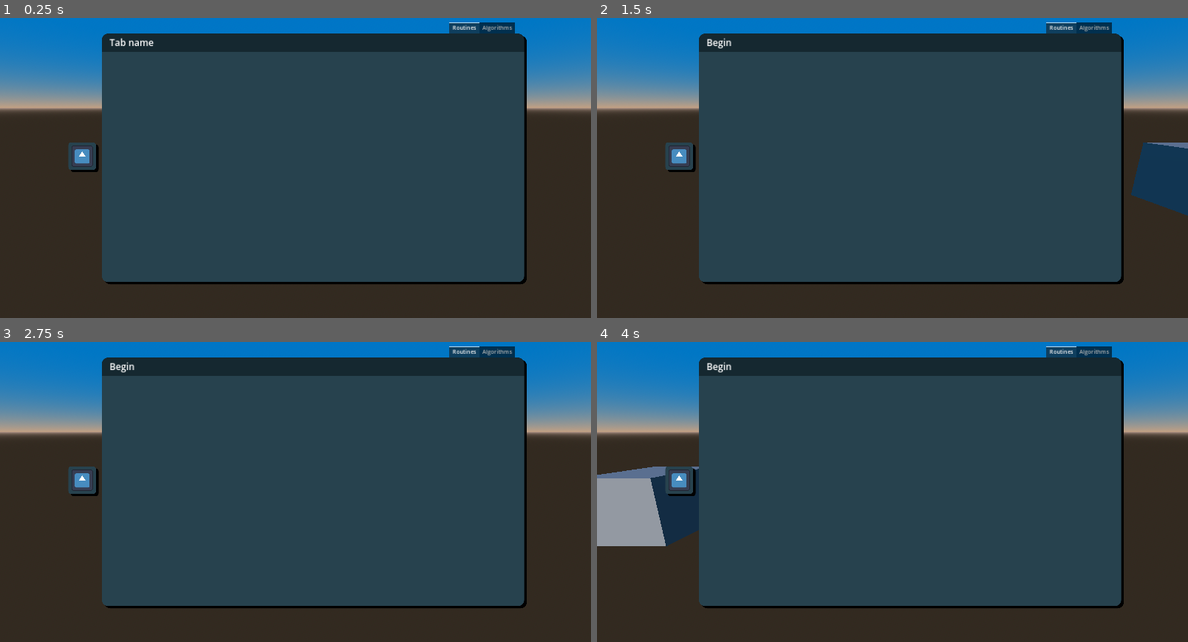
Above: before the commit, frames 1-4 (two rows, left to right).
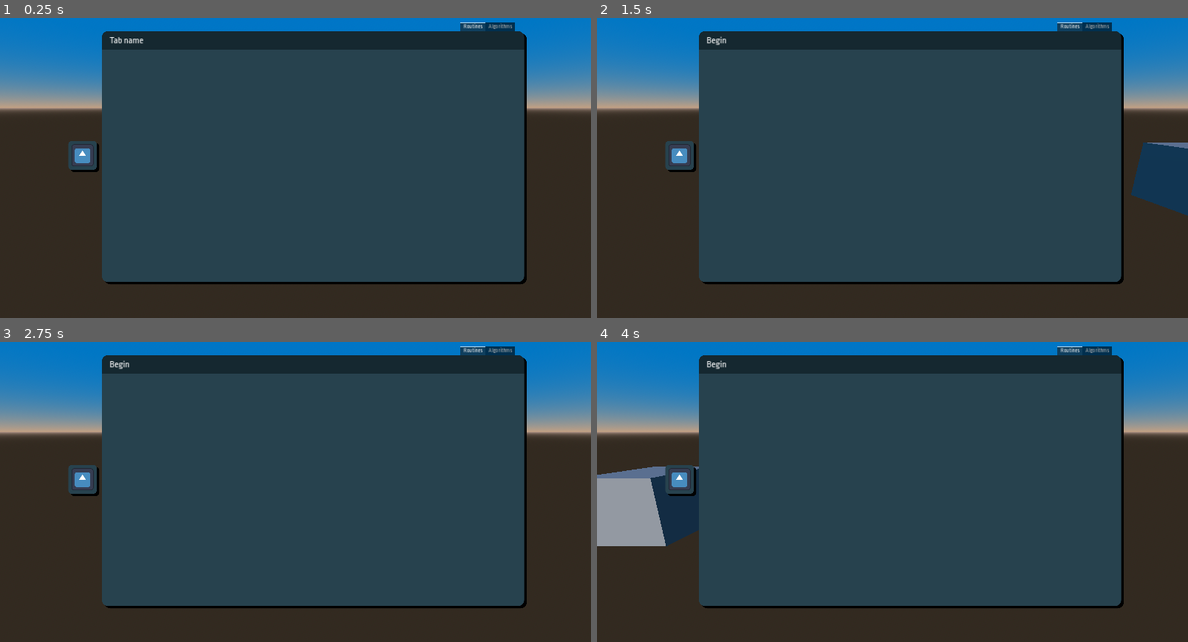
Above: after the commit, the same moments.

Repository: wxnn08/algocity
Game: Godot game, scene res://src/main.tscn
Same seed, same stepped clock (60 frames per second), same inputs: the game is played once before the commit and once after it. The engine's default icon, where the game draws it, is replaced by a stand-in: a white triangle on a blue panel in a dark square.
Inputs (mouse positions are in pixels of both pictures, inside the frame that each line leads up to; where the layout moved, square brackets give the same spot in the first picture):
- Up to frame 1 (0.25 s): no input
- Up to frame 2 (1.5 s): click (685, 162) [679, 159] at 0.5 s; click (685, 162) [679, 159] at 1.25 s
- Up to frame 3 (2.75 s): click (88, 486) [82, 483] at 2 s
- Up to frame 4 (4 s): tap Enter at 3.5 s

The runs differ from the first frame. In frame 1, 1.5% of the frame differs, in the area x 11-90%, y 1-52%; in frame 2, 1.4%; in frame 3, 1.4%; in frame 4, 1.4%.

Commit message:
feat: centering interface theme

Diff:
--- a/project.godot
+++ b/project.godot
@@ -31,3 +31,8 @@
 
 movie_writer/mjpeg_quality=1.0
 movie_writer/movie_file="C:/Users/wesle/Videos/Captures/algocity.avi"
+
+[gui]
+
+theme/custom="res://themes/menu_general.tres"
+theme/custom_font="res://fonts/RopaSans-Regular.ttf"
--- a/algorithm_unlock.tscn
+++ b/src/menu/algorithms/algorithm_unlock.tscn
@@ -1,7 +1,7 @@
 [gd_scene load_steps=3 format=3 uid="uid://bq0nmkirtdy45"]
 
-[ext_resource type="PackedScene" uid="uid://drn6khtf61b06" path="res://src/menu/general/simple_button.tscn" id="1_qfcqm"]
-[ext_resource type="Texture2D" uid="uid://bjggbnrgdqpuf" path="res://figma/icon_sort.png" id="2_2r2ix"]
+[ext_resource type="PackedScene" uid="uid://cmhakytblkku7" path="res://src/menu/general/dark_flat_button.tscn" id="1_e5ana"]
+[ext_resource type="Texture2D" uid="uid://bt702hqwk7pkl" path="res://icon.svg" id="2_ma04o"]
 
 [node name="Control" type="Control"]
 layout_mode = 3
@@ -74,13 +74,9 @@
 size_flags_horizontal = 6
 size_flags_vertical = 6
 
-[node name="MenuGroupButton3" parent="MarginContainer/HBoxContainer/ReferenceRect/VBoxContainer/MarginContainer/ScrollContainer/HBoxContainer" instance=ExtResource("1_qfcqm")]
-custom_minimum_size = Vector2(100, 100)
+[node name="DarkFlatButton" parent="MarginContainer/HBoxContainer/ReferenceRect/VBoxContainer/MarginContainer/ScrollContainer/HBoxContainer" instance=ExtResource("1_e5ana")]
 layout_mode = 2
-size_flags_horizontal = 1
-size_flags_vertical = 1
-stretch_mode = 1
-texture = ExtResource("2_2r2ix")
+texture = ExtResource("2_ma04o")
 
 [node name="ReferenceRect2" type="ReferenceRect" parent="MarginContainer/HBoxContainer"]
 layout_mode = 2
--- a/src/menu/algorithms/menu_algorithms.tscn
+++ b/src/menu/algorithms/menu_algorithms.tscn
@@ -4,9 +4,9 @@
 [ext_resource type="Texture2D" uid="uid://b1bp30gvh46n7" path="res://figma/icon_search.png" id="2_erfyw"]
 [ext_resource type="Script" path="res://src/resources/algorithm.gd" id="3_6iugg"]
 [ext_resource type="Texture2D" uid="uid://bjggbnrgdqpuf" path="res://figma/icon_sort.png" id="4_f38m5"]
-[ext_resource type="PackedScene" uid="uid://bq0nmkirtdy45" path="res://algorithm_unlock.tscn" id="4_oe3na"]
 [ext_resource type="PackedScene" uid="uid://c1gm5py0gv4l0" path="res://src/menu/general/menu_background.tscn" id="5_1xssl"]
 [ext_resource type="PackedScene" uid="uid://226ymxpvx0dh" path="res://src/menu/general/simple_menu_lateral_selection.tscn" id="5_syd6h"]
+[ext_resource type="PackedScene" uid="uid://bq0nmkirtdy45" path="res://src/menu/algorithms/algorithm_unlock.tscn" id="7_d6b51"]
 
 [sub_resource type="Resource" id="Resource_mtvwf"]
 script = ExtResource("3_6iugg")
@@ -59,6 +59,6 @@
 mouse_filter = 2
 mouse_default_cursor_shape = 3
 tab_name = "Algorithms"
-body_content = ExtResource("4_oe3na")
+body_content = ExtResource("7_d6b51")
 
 [connection signal="pressed" from="HBoxContainer/SelectMenu" to="." method="_on_select_menu_pressed"]
--- a/src/menu/general/simple_button.gd
+++ b/src/menu/general/custom_button.gd
@@ -1,5 +1,5 @@
 extends Control
-class_name SimpleButton
+class_name CustomButton
 signal pressed_with_reference(reference)
 
 @export var texture: Texture
--- /dev/null
+++ b/src/menu/general/dark_flat_button.tscn
@@ -0,0 +1,57 @@
+[gd_scene load_steps=3 format=3 uid="uid://cmhakytblkku7"]
+
+[ext_resource type="Script" path="res://src/menu/general/custom_button.gd" id="1_0grib"]
+[ext_resource type="Texture2D" uid="uid://bt702hqwk7pkl" path="res://icon.svg" id="2_a81y4"]
+
+[node name="DarkFlatButton" type="Control" node_paths=PackedStringArray("icon_node")]
+custom_minimum_size = Vector2(100, 100)
+layout_mode = 3
+anchors_preset = 8
+anchor_left = 0.5
+anchor_top = 0.5
+anchor_right = 0.5
+anchor_bottom = 0.5
+offset_left = -50.0
+offset_top = -50.0
+offset_right = 50.0
+offset_bottom = 50.0
+grow_horizontal = 2
+grow_vertical = 2
+size_flags_horizontal = 6
+size_flags_vertical = 6
+script = ExtResource("1_0grib")
+icon_node = NodePath("MarginContainer/PanelContainer/MarginContainer/TextureRect")
+
+[node name="MarginContainer" type="MarginContainer" parent="."]
+layout_mode = 1
+anchors_preset = 15
+anchor_right = 1.0
+anchor_bottom = 1.0
+grow_horizontal = 2
+grow_vertical = 2
+
+[node name="PanelContainer" type="PanelContainer" parent="MarginContainer"]
+layout_mode = 2
+theme_type_variation = &"DarkFlatButton"
+
+[node name="MarginContainer" type="MarginContainer" parent="MarginContainer/PanelContainer"]
+layout_mode = 2
+theme_override_constants/margin_left = 10
+theme_override_constants/margin_top = 10
+theme_override_constants/margin_right = 10
+theme_override_constants/margin_bottom = 10
+
+[node name="TextureRect" type="TextureRect" parent="MarginContainer/PanelContainer/MarginContainer"]
+layout_mode = 2
+texture = ExtResource("2_a81y4")
+expand_mode = 5
+stretch_mode = 5
+
+[node name="TextureButton" type="TextureButton" parent="."]
+layout_mode = 2
+offset_right = 130.0
+offset_bottom = 130.0
+mouse_default_cursor_shape = 2
+stretch_mode = 0
+
+[connection signal="pressed" from="TextureButton" to="." method="_on_texture_button_pressed"]
--- /dev/null
+++ b/src/menu/general/dark_shadow_button.tscn
@@ -0,0 +1,59 @@
+[gd_scene load_steps=3 format=3 uid="uid://dt5s0tc8d2n2p"]
+
+[ext_resource type="Script" path="res://src/menu/general/custom_button.gd" id="1_ggcb5"]
+[ext_resource type="Texture2D" uid="uid://bt702hqwk7pkl" path="res://icon.svg" id="2_51hfq"]
+
+[node name="DarkShadowButton" type="Control" node_paths=PackedStringArray("icon_node")]
+custom_minimum_size = Vector2(100, 100)
+layout_mode = 3
+anchors_preset = 8
+anchor_left = 0.5
+anchor_top = 0.5
+anchor_right = 0.5
+anchor_bottom = 0.5
+offset_left = -50.0
+offset_top = -50.0
+offset_right = 50.0
+offset_bottom = 50.0
+grow_horizontal = 2
+grow_vertical = 2
+size_flags_horizontal = 6
+size_flags_vertical = 6
+script = ExtResource("1_ggcb5")
+icon_node = NodePath("MarginContainer/PanelContainer/MarginContainer/TextureRect")
+
+[node name="MarginContainer" type="MarginContainer" parent="."]
+layout_mode = 1
+anchors_preset = 15
+anchor_right = 1.0
+anchor_bottom = 1.0
+grow_horizontal = 2
+grow_vertical = 2
+theme_override_constants/margin_right = 8
+theme_override_constants/margin_bottom = 7
+
+[node name="PanelContainer" type="PanelContainer" parent="MarginContainer"]
+layout_mode = 2
+theme_type_variation = &"DarkShadowButton"
+
+[node name="MarginContainer" type="MarginContainer" parent="MarginContainer/PanelContainer"]
+layout_mode = 2
+theme_override_constants/margin_left = 10
+theme_override_constants/margin_top = 10
+theme_override_constants/margin_right = 10
+theme_override_constants/margin_bottom = 10
+
+[node name="TextureRect" type="TextureRect" parent="MarginContainer/PanelContainer/MarginContainer"]
+layout_mode = 2
+texture = ExtResource("2_51hfq")
+expand_mode = 5
+stretch_mode = 5
+
+[node name="TextureButton" type="TextureButton" parent="."]
+layout_mode = 2
+offset_right = 130.0
+offset_bottom = 130.0
+mouse_default_cursor_shape = 2
+stretch_mode = 0
+
+[connection signal="pressed" from="TextureButton" to="." method="_on_texture_button_pressed"]
--- /dev/null
+++ b/src/menu/general/light_flat_button.tscn
@@ -0,0 +1,57 @@
+[gd_scene load_steps=3 format=3 uid="uid://e7ekc27v7t6m"]
+
+[ext_resource type="Script" path="res://src/menu/general/custom_button.gd" id="1_ee7pk"]
+[ext_resource type="Texture2D" uid="uid://bt702hqwk7pkl" path="res://icon.svg" id="2_s3q8a"]
+
+[node name="LightShadowButton" type="Control" node_paths=PackedStringArray("icon_node")]
+custom_minimum_size = Vector2(100, 100)
+layout_mode = 3
+anchors_preset = 8
+anchor_left = 0.5
+anchor_top = 0.5
+anchor_right = 0.5
+anchor_bottom = 0.5
+offset_left = -50.0
+offset_top = -50.0
+offset_right = 50.0
+offset_bottom = 50.0
+grow_horizontal = 2
+grow_vertical = 2
+size_flags_horizontal = 6
+size_flags_vertical = 6
+script = ExtResource("1_ee7pk")
+icon_node = NodePath("MarginContainer/PanelContainer/MarginContainer/TextureRect")
+
+[node name="MarginContainer" type="MarginContainer" parent="."]
+layout_mode = 1
+anchors_preset = 15
+anchor_right = 1.0
+anchor_bottom = 1.0
+grow_horizontal = 2
+grow_vertical = 2
+
+[node name="PanelContainer" type="PanelContainer" parent="MarginContainer"]
+layout_mode = 2
+theme_type_variation = &"LightShadowButton"
+
+[node name="MarginContainer" type="MarginContainer" parent="MarginContainer/PanelContainer"]
+layout_mode = 2
+theme_override_constants/margin_left = 10
+theme_override_constants/margin_top = 10
+theme_override_constants/margin_right = 10
+theme_override_constants/margin_bottom = 10
+
+[node name="TextureRect" type="TextureRect" parent="MarginContainer/PanelContainer/MarginContainer"]
+layout_mode = 2
+texture = ExtResource("2_s3q8a")
+expand_mode = 5
+stretch_mode = 5
+
+[node name="TextureButton" type="TextureButton" parent="."]
+layout_mode = 2
+offset_right = 130.0
+offset_bottom = 130.0
+mouse_default_cursor_shape = 2
+stretch_mode = 0
+
+[connection signal="pressed" from="TextureButton" to="." method="_on_texture_button_pressed"]
--- /dev/null
+++ b/src/menu/general/light_shadow_button.tscn
@@ -0,0 +1,59 @@
+[gd_scene load_steps=3 format=3 uid="uid://drn6khtf61b06"]
+
+[ext_resource type="Script" path="res://src/menu/general/custom_button.gd" id="1_1bx7j"]
+[ext_resource type="Texture2D" uid="uid://bt702hqwk7pkl" path="res://icon.svg" id="2_d2lst"]
+
+[node name="LightShadowButton" type="Control" node_paths=PackedStringArray("icon_node")]
+custom_minimum_size = Vector2(100, 100)
+layout_mode = 3
+anchors_preset = 8
+anchor_left = 0.5
+anchor_top = 0.5
+anchor_right = 0.5
+anchor_bottom = 0.5
+offset_left = -50.0
+offset_top = -50.0
+offset_right = 50.0
+offset_bottom = 50.0
+grow_horizontal = 2
+grow_vertical = 2
+size_flags_horizontal = 6
+size_flags_vertical = 6
+script = ExtResource("1_1bx7j")
+icon_node = NodePath("MarginContainer/PanelContainer/MarginContainer/TextureRect")
+
+[node name="MarginContainer" type="MarginContainer" parent="."]
+layout_mode = 1
+anchors_preset = 15
+anchor_right = 1.0
+anchor_bottom = 1.0
+grow_horizontal = 2
+grow_vertical = 2
+theme_override_constants/margin_right = 8
+theme_override_constants/margin_bottom = 7
+
+[node name="PanelContainer" type="PanelContainer" parent="MarginContainer"]
+layout_mode = 2
+theme_type_variation = &"LightShadowButton"
+
+[node name="MarginContainer" type="MarginContainer" parent="MarginContainer/PanelContainer"]
+layout_mode = 2
+theme_override_constants/margin_left = 10
+theme_override_constants/margin_top = 10
+theme_override_constants/margin_right = 10
+theme_override_constants/margin_bottom = 10
+
+[node name="TextureRect" type="TextureRect" parent="MarginContainer/PanelContainer/MarginContainer"]
+layout_mode = 2
+texture = ExtResource("2_d2lst")
+expand_mode = 5
+stretch_mode = 5
+
+[node name="TextureButton" type="TextureButton" parent="."]
+layout_mode = 2
+offset_right = 130.0
+offset_bottom = 130.0
+mouse_default_cursor_shape = 2
+stretch_mode = 0
+
+[connection signal="pressed" from="TextureButton" to="." method="_on_texture_button_pressed"]
--- a/src/menu/general/menu_background.gd
+++ b/src/menu/general/menu_background.gd
@@ -2,6 +2,7 @@
 class_name BackgroundMenu
 
 @export var tab_name: String
+@export var tab_label_node: Control
 @export var body_node: Control
 @export var body_content: PackedScene
 
@@ -11,5 +12,4 @@
 		body_node.add_child(body_content.instantiate())
 
 func update_tab_name(text: String) -> void:
-	var label = $MarginContainer/VBoxContainer/Header/MarginContainer/Label
-	label.text = text
+	tab_label_node.text = text
--- a/src/menu/general/menu_background.tscn
+++ b/src/menu/general/menu_background.tscn
@@ -1,24 +1,8 @@
-[gd_scene load_steps=4 format=3 uid="uid://c1gm5py0gv4l0"]
+[gd_scene load_steps=2 format=3 uid="uid://c1gm5py0gv4l0"]
 
 [ext_resource type="Script" path="res://src/menu/general/menu_background.gd" id="1_e028p"]
 
-[sub_resource type="StyleBoxFlat" id="StyleBoxFlat_d0rc4"]
-bg_color = Color(0.0823529, 0.156863, 0.188235, 1)
-corner_radius_top_left = 20
-corner_radius_top_right = 20
-shadow_color = Color(0, 0, 0, 1)
-shadow_size = 1
-shadow_offset = Vector2(8, 7)
-
-[sub_resource type="StyleBoxFlat" id="StyleBoxFlat_onks0"]
-bg_color = Color(0.152941, 0.258824, 0.305882, 1)
-corner_radius_bottom_right = 20
-corner_radius_bottom_left = 20
-shadow_color = Color(0, 0, 0, 1)
-shadow_size = 1
-shadow_offset = Vector2(8, 7)
-
-[node name="BackgroundMenu" type="Control" node_paths=PackedStringArray("body_node")]
+[node name="BackgroundMenu" type="Control" node_paths=PackedStringArray("tab_label_node", "body_node")]
 layout_mode = 3
 anchors_preset = 15
 anchor_right = 1.0
@@ -28,6 +12,7 @@
 size_flags_horizontal = 3
 size_flags_vertical = 3
 script = ExtResource("1_e028p")
+tab_label_node = NodePath("MarginContainer/VBoxContainer/Header/MarginContainer/Label")
 body_node = NodePath("MarginContainer/VBoxContainer/Body")
 
 [node name="MarginContainer" type="MarginContainer" parent="."]
@@ -42,19 +27,14 @@
 layout_mode = 2
 theme_override_constants/separation = 0
 
-[node name="Header" type="Panel" parent="MarginContainer/VBoxContainer"]
+[node name="Header" type="PanelContainer" parent="MarginContainer/VBoxContainer"]
 custom_minimum_size = Vector2(0, 60)
 layout_mode = 2
 size_flags_vertical = 0
-theme_override_styles/panel = SubResource("StyleBoxFlat_d0rc4")
+theme_type_variation = &"MenuTitlePanel"
 
 [node name="MarginContainer" type="MarginContainer" parent="MarginContainer/VBoxContainer/Header"]
-layout_mode = 1
-anchors_preset = 15
-anchor_right = 1.0
-anchor_bottom = 1.0
-grow_horizontal = 2
-grow_vertical = 2
+layout_mode = 2
 theme_override_constants/margin_left = 25
 
 [node name="Label" type="Label" parent="MarginContainer/VBoxContainer/Header/MarginContainer"]
@@ -62,8 +42,8 @@
 theme_override_font_sizes/font_size = 30
 text = "Tab name"
 
-[node name="Body" type="Panel" parent="MarginContainer/VBoxContainer"]
+[node name="Body" type="PanelContainer" parent="MarginContainer/VBoxContainer"]
 layout_mode = 2
 size_flags_horizontal = 3
 size_flags_vertical = 3
-theme_override_styles/panel = SubResource("StyleBoxFlat_onks0")
+theme_type_variation = &"MenuBodyPanel"
--- a/src/menu/general/simple_button.tscn
+++ /dev/null
@@ -1,59 +0,0 @@
-[gd_scene load_steps=4 format=3 uid="uid://drn6khtf61b06"]
-
-[ext_resource type="Script" path="res://src/menu/general/simple_button.gd" id="1_bwq0x"]
-[ext_resource type="StyleBox" uid="uid://5l2d37fb5qqk" path="res://themes/panel_button.tres" id="2_75ax4"]
-[ext_resource type="Texture2D" uid="uid://bt702hqwk7pkl" path="res://icon.svg" id="3_6elfd"]
-
-[node name="MenuGroupButton" type="AspectRatioContainer" node_paths=PackedStringArray("icon_node")]
-anchors_preset = -1
-anchor_right = 0.069
-anchor_bottom = 0.12
-offset_right = 0.519989
-offset_bottom = 0.399994
-size_flags_horizontal = 3
-size_flags_vertical = 3
-script = ExtResource("1_bwq0x")
-icon_node = NodePath("TextureButton/MarginContainer/Panel/MarginContainer/TextureRect")
-metadata/_edit_use_anchors_ = true
-
-[node name="TextureButton" type="TextureButton" parent="."]
-layout_mode = 2
-mouse_default_cursor_shape = 2
-stretch_mode = 0
-
-[node name="MarginContainer" type="MarginContainer" parent="TextureButton"]
-layout_mode = 1
-anchors_preset = 15
-anchor_right = 1.0
-anchor_bottom = 1.0
-grow_horizontal = 2
-grow_vertical = 2
-theme_override_constants/margin_left = 0
-theme_override_constants/margin_top = 0
-theme_override_constants/margin_right = 10
-theme_override_constants/margin_bottom = 10
-
-[node name="Panel" type="Panel" parent="TextureButton/MarginContainer"]
-layout_mode = 2
-mouse_filter = 1
-theme_override_styles/panel = ExtResource("2_75ax4")
-
-[node name="MarginContainer" type="MarginContainer" parent="TextureButton/MarginContainer/Panel"]
-layout_mode = 1
-anchors_preset = 15
-anchor_right = 1.0
-anchor_bottom = 1.0
-grow_horizontal = 2
-grow_vertical = 2
-theme_override_constants/margin_left = 10
-theme_override_constants/margin_top = 10
-theme_override_constants/margin_right = 10
-theme_override_constants/margin_bottom = 10
-
-[node name="TextureRect" type="TextureRect" parent="TextureButton/MarginContainer/Panel/MarginContainer"]
-layout_mode = 2
-texture = ExtResource("3_6elfd")
-expand_mode = 5
-stretch_mode = 5
-
-[connection signal="pressed" from="TextureButton" to="." method="_on_texture_button_pressed"]
--- a/src/menu/general/simple_menu_lateral_selection.gd
+++ b/src/menu/general/simple_menu_lateral_selection.gd
@@ -14,7 +14,7 @@
 
 
 func _create_button(icon: Texture):
-	var button := button_creator.instantiate() as SimpleButton
+	var button := button_creator.instantiate() as CustomButton
 	button.texture = icon
 	button.custom_minimum_size = Vector2(100, 100)
 	button.pressed_with_reference.connect(_on_child_button_pressed)
--- a/src/menu/general/simple_menu_lateral_selection.tscn
+++ b/src/menu/general/simple_menu_lateral_selection.tscn
@@ -1,7 +1,7 @@
 [gd_scene load_steps=3 format=3 uid="uid://226ymxpvx0dh"]
 
 [ext_resource type="Script" path="res://src/menu/general/simple_menu_lateral_selection.gd" id="1_ipm11"]
-[ext_resource type="PackedScene" uid="uid://drn6khtf61b06" path="res://src/menu/general/simple_button.tscn" id="2_1sd7k"]
+[ext_resource type="PackedScene" uid="uid://drn6khtf61b06" path="res://src/menu/general/light_shadow_button.tscn" id="2_166h6"]
 
 [node name="SelectMenu" type="Control" node_paths=PackedStringArray("buttons_location")]
 custom_minimum_size = Vector2(110, 0)
@@ -14,7 +14,7 @@
 mouse_filter = 1
 mouse_force_pass_scroll_events = false
 script = ExtResource("1_ipm11")
-button_creator = ExtResource("2_1sd7k")
+button_creator = ExtResource("2_166h6")
 buttons_location = NodePath("MarginContainer/ScrollContainer/VBoxContainer")
 
 [node name="MarginContainer" type="MarginContainer" parent="."]
--- a/src/menu/menu.tscn
+++ b/src/menu/menu.tscn
@@ -1,6 +1,5 @@
-[gd_scene load_steps=8 format=3 uid="uid://c4sggcomh1fu1"]
+[gd_scene load_steps=7 format=3 uid="uid://c4sggcomh1fu1"]
 
-[ext_resource type="Theme" uid="uid://ity5bljmt3gy" path="res://themes/menu_general.tres" id="1_0ameo"]
 [ext_resource type="PackedScene" uid="uid://cv8fyyxwbvtuj" path="res://src/menu/routines/menu_routines.tscn" id="2_du7p4"]
 [ext_resource type="PackedScene" uid="uid://bp455bnyh7fe3" path="res://src/menu/algorithms/menu_algorithms.tscn" id="3_8s2ia"]
 [ext_resource type="Texture2D" uid="uid://bt702hqwk7pkl" path="res://icon.svg" id="3_68lhb"]
@@ -40,7 +39,6 @@
 offset_bottom = 423.0
 grow_horizontal = 2
 grow_vertical = 2
-theme = ExtResource("1_0ameo")
 tab_alignment = 2
 
 [node name="Routines" parent="TabContainer" instance=ExtResource("2_du7p4")]
--- /dev/null
+++ b/themes/dark_flat_button.tres
@@ -0,0 +1,11 @@
+[gd_resource type="StyleBoxFlat" format=3 uid="uid://duqw2toof1po0"]
+
+[resource]
+bg_color = Color(0.0823529, 0.156863, 0.188235, 1)
+corner_radius_top_left = 10
+corner_radius_top_right = 10
+corner_radius_bottom_right = 10
+corner_radius_bottom_left = 10
+shadow_color = Color(0, 0, 0, 1)
+shadow_offset = Vector2(8, 7)
+anti_aliasing_size = 0.5
--- /dev/null
+++ b/themes/dark_shadow_button.tres
@@ -0,0 +1,12 @@
+[gd_resource type="StyleBoxFlat" format=3 uid="uid://d8k3r4g1uh4i"]
+
+[resource]
+bg_color = Color(0.0823529, 0.156863, 0.188235, 1)
+corner_radius_top_left = 10
+corner_radius_top_right = 10
+corner_radius_bottom_right = 10
+corner_radius_bottom_left = 10
+shadow_color = Color(0, 0, 0, 1)
+shadow_size = 1
+shadow_offset = Vector2(8, 7)
+anti_aliasing_size = 0.5
--- /dev/null
+++ b/themes/light_flat_button.tres
@@ -0,0 +1,9 @@
+[gd_resource type="StyleBoxFlat" format=3 uid="uid://cs8yv6psoxfmm"]
+
+[resource]
+bg_color = Color(0.152941, 0.258824, 0.305882, 1)
+corner_radius_top_left = 10
+corner_radius_top_right = 10
+corner_radius_bottom_right = 10
+corner_radius_bottom_left = 10
+anti_aliasing_size = 0.5
--- /dev/null
+++ b/themes/menu_body_panel.tres
@@ -0,0 +1,9 @@
+[gd_resource type="StyleBoxFlat" format=3 uid="uid://bxq23imihxnpp"]
+
+[resource]
+bg_color = Color(0.152941, 0.258824, 0.305882, 1)
+corner_radius_bottom_right = 20
+corner_radius_bottom_left = 20
+shadow_color = Color(0, 0, 0, 1)
+shadow_size = 1
+shadow_offset = Vector2(8, 7)
--- a/themes/menu_general.tres
+++ b/themes/menu_general.tres
@@ -1,9 +1,28 @@
-[gd_resource type="Theme" load_steps=2 format=3 uid="uid://ity5bljmt3gy"]
+[gd_resource type="Theme" load_steps=8 format=3 uid="uid://ity5bljmt3gy"]
+
+[ext_resource type="StyleBox" uid="uid://duqw2toof1po0" path="res://themes/dark_flat_button.tres" id="1_ik4s5"]
+[ext_resource type="StyleBox" uid="uid://bxq23imihxnpp" path="res://themes/menu_body_panel.tres" id="1_v41dx"]
+[ext_resource type="StyleBox" uid="uid://d8k3r4g1uh4i" path="res://themes/dark_shadow_button.tres" id="2_bpgb0"]
+[ext_resource type="StyleBox" uid="uid://cs8yv6psoxfmm" path="res://themes/light_flat_button.tres" id="2_nljlg"]
+[ext_resource type="StyleBox" uid="uid://vweku4hf5bfg" path="res://themes/menu_title_panel.tres" id="4_26gjy"]
+[ext_resource type="StyleBox" uid="uid://5l2d37fb5qqk" path="res://themes/light_shadow_button.tres" id="4_in0c8"]
 
 [sub_resource type="StyleBoxFlat" id="StyleBoxFlat_y32il"]
 draw_center = false
 
 [resource]
+DarkFlatButton/base_type = &"PanelContainer"
+DarkFlatButton/styles/panel = ExtResource("1_ik4s5")
+DarkShadowButton/base_type = &"PanelContainer"
+DarkShadowButton/styles/panel = ExtResource("2_bpgb0")
+LightFlatButton/base_type = &"PanelContainer"
+LightFlatButton/styles/panel = ExtResource("2_nljlg")
+LightShadowButton/base_type = &"PanelContainer"
+LightShadowButton/styles/panel = ExtResource("4_in0c8")
+MenuBodyPanel/base_type = &"PanelContainer"
+MenuBodyPanel/styles/panel = ExtResource("1_v41dx")
+MenuTitlePanel/base_type = &"PanelContainer"
+MenuTitlePanel/styles/panel = ExtResource("4_26gjy")
 TabContainer/constants/side_margin = 30
 TabContainer/font_sizes/font_size = 18
 TabContainer/styles/panel = SubResource("StyleBoxFlat_y32il")
--- /dev/null
+++ b/themes/menu_title_panel.tres
@@ -0,0 +1,9 @@
+[gd_resource type="StyleBoxFlat" format=3 uid="uid://vweku4hf5bfg"]
+
+[resource]
+bg_color = Color(0.0823529, 0.156863, 0.188235, 1)
+corner_radius_top_left = 20
+corner_radius_top_right = 20
+shadow_color = Color(0, 0, 0, 1)
+shadow_size = 1
+shadow_offset = Vector2(8, 7)
Renamed: themes/panel_button.tres -> themes/light_shadow_button.tres
